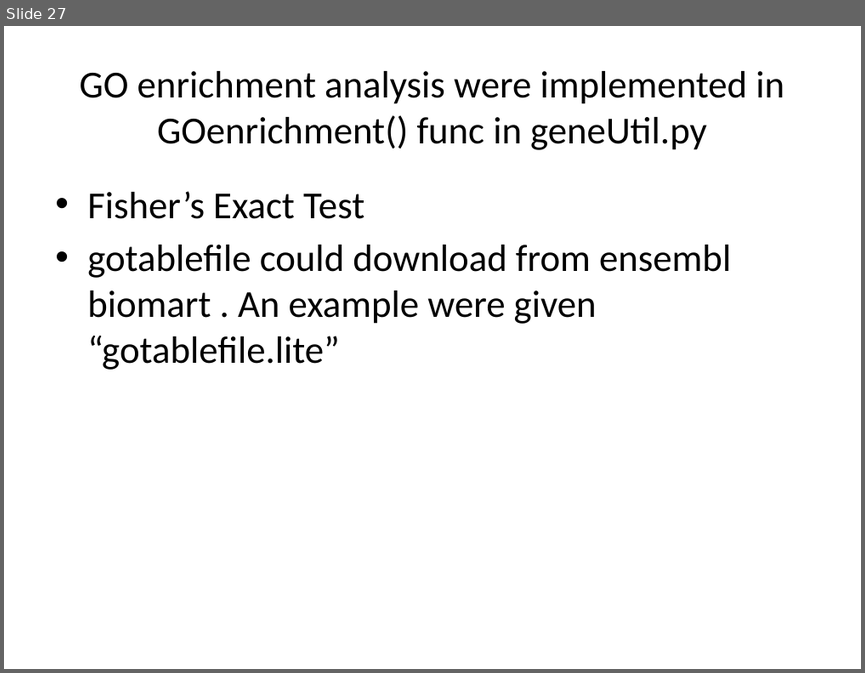
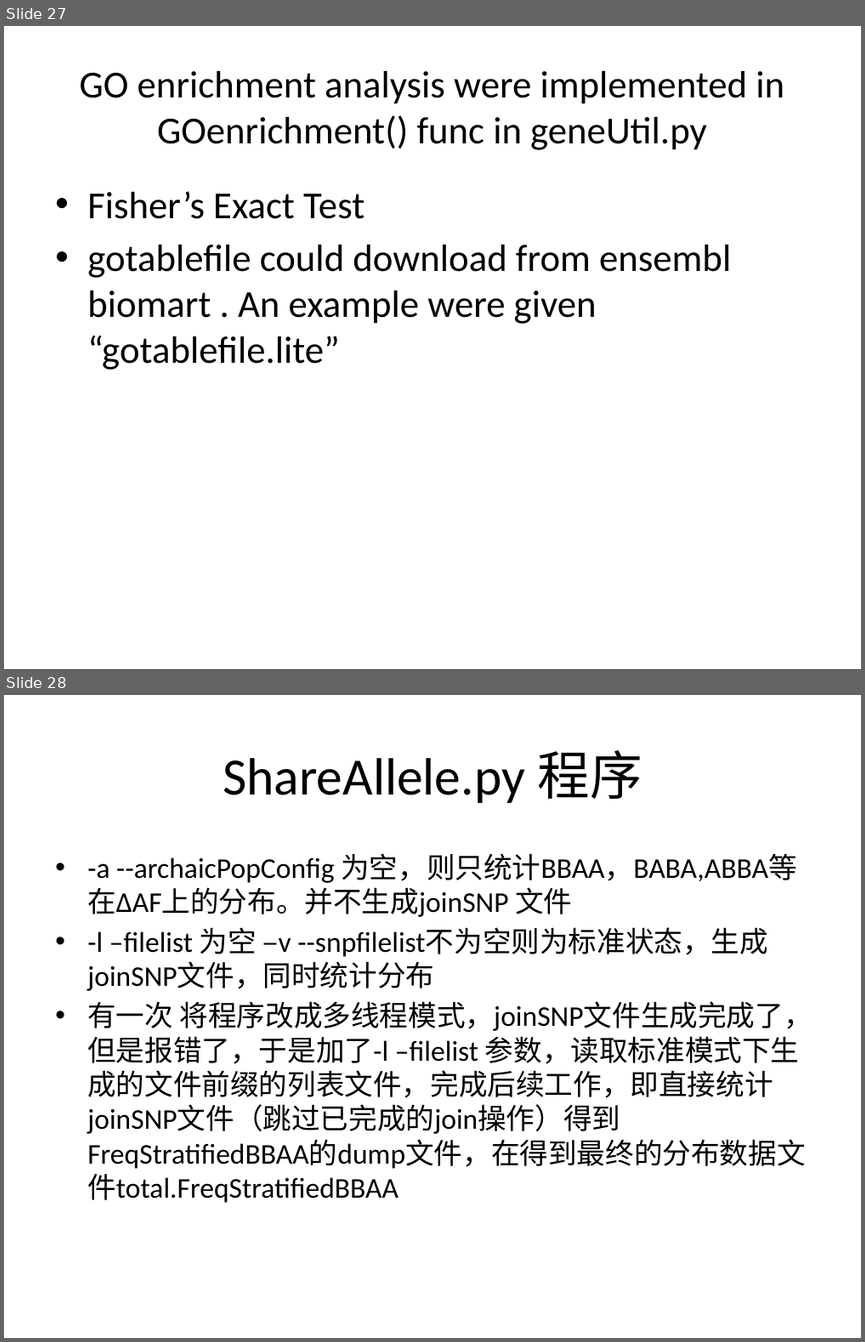
Before and after one commit to vitogump/life, a slide deck: lifeWebBasedSystemUserGuide.pptx. Shown one above the other, each under a label of ours: slide 27 before the commit, slides 27 and 28 after it. The pictures are 865x673 and 865x1342 pixels, drawn with LibreOffice and Linux fonts; fonts in the diff are those of the drawing. Boxes give left, top, right and bottom in pixels: in the first picture for what was removed or moved away, otherwise in the second. Text is boxed around its words. In the diff, an @@ line names an element or a change of style, - is before the commit and + after.

```diff
--- a/lifeWebBasedSystemUserGuide.pptx
+++ b/lifeWebBasedSystemUserGuide.pptx
@@ slide 28 added at box(4, 695, 861, 1338), background #FFFFFF @@
@@ title added at box(222, 750, 642, 803), 44 pt, text #000000 @@
+ShareAllele.py 程序
@@ text added at box(87, 853, 812, 1202), 24 pt, text #000000 @@
+• -a --archaicPopConfig 为空，则只统计BBAA，BABA,ABBA等在ΔAF上的分布。并不生成joinSNP 文件
+• -l –filelist 为空 –v --snpfilelist不为空则为标准状态，生成joinSNP文件，同时统计分布
+• 有一次 将程序改成多线程模式，joinSNP文件生成完成了，但是报错了，于是加了-l –filelist 参数，读取标准模式下生成的文件前缀的列表文件，完成后续工作，即直接统计joinSNP文件（跳过已完成的join操作）得到FreqStratifiedBBAA的dump文件，在得到最终的分布数据文件total.FreqStratifiedBBAA
```
Also in this commit, not shown: 1 other file.
